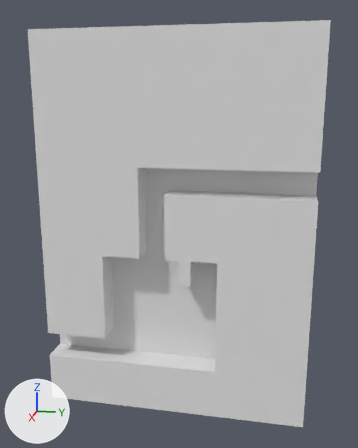
Renders of the Blender file Assets/AronAssets/3d levels/done/testLevel_2CPGJ2022.blend from each side of a commit.
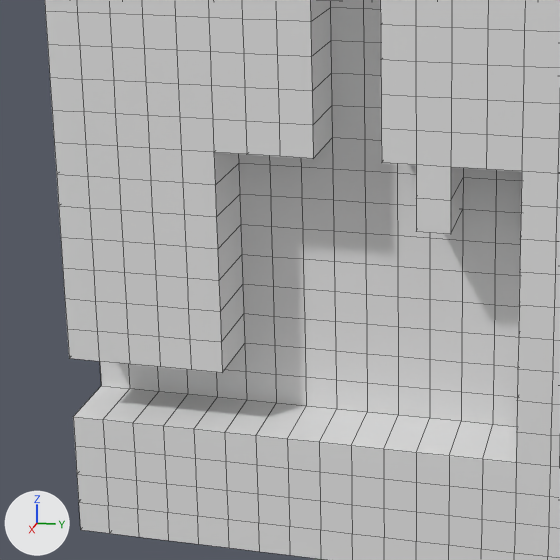
There are two pictures of each version: one whole from a 50 mm lens placed at (34.5, 7.3, 13.5), pointed at (-1.6, 0.1, 4.5), one close up on the part from 6% to 65% of the width and 45% to 91% of the height. Every picture has the same lights, and +X, +Y and +Z are marked at lower left. The close-ups show mesh edges as thin lines.

The older version as bpy lines, for what is in view:
```python
me_cube = bpy.data.meshes.new('Cube')
me_cube.from_pydata(...)  # 1073 vertices, 1051 faces; spans x -2.0..1.0, y -1.0..1.0, z -1.0..1.84
me_cube.materials.append(mat_material)  # white #e7e7e7
ob_cube = bpy.data.objects.new('Cube', me_cube)
ob_cube.location = (0.0, 0.0, 0.0)
ob_cube.scale = (1.0, 10.0, 10.0)
```
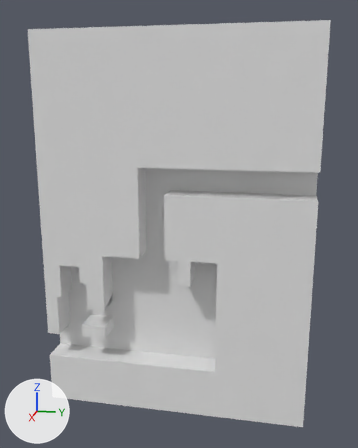
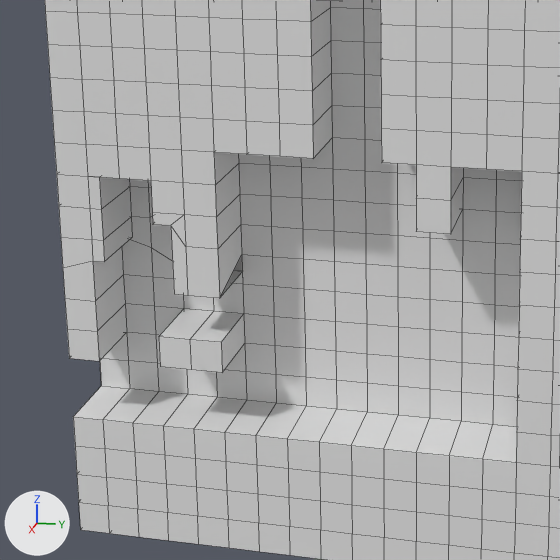
Location of each change, (x1, y1, x2, y2) in pixels of the close-ups (560 x 560 px):
part 1 of me_cube, built on
    before: (61, 177, 244, 367)
    after: (61, 177, 244, 361)

Edits to the bpy script that builds the scene:
```text
Change me_cube:
    used by ob_cube; location = (0.0, 0.0, 0.0); scale = (1.0, 10.0, 10.0)
    remove me_cube.from_pydata(...)  # 1073 vertices, 1051 faces; spans x -2.0..1.0, y -1.0..1.0, z -1.0..1.84
    add me_cube.from_pydata(...)  # 1150 vertices, 1124 faces; spans x -4.0..1.0, y -1.0..1.0, z -1.0..1.84
    me_cube part 1
    11 vertices are removed from x 1.0, y -0.9..-0.52, z -0.43..0.05
    46 faces are deleted
    3 vertices move from x 1.0, y -0.81..-0.52, z -0.14..-0.05 to x 1.0, y -0.87..-0.52, z -0.2..-0.05
    26 vertices are added at x -1.0..1.0, y -0.9..-0.52, z -0.43..0.14
    62 new vertices lie (-2.0, 0.0, 0.0) away from vertices in x -2.0..1.0, y -1.0..1.0, z -0.43..1.84
    119 new faces join them
```
